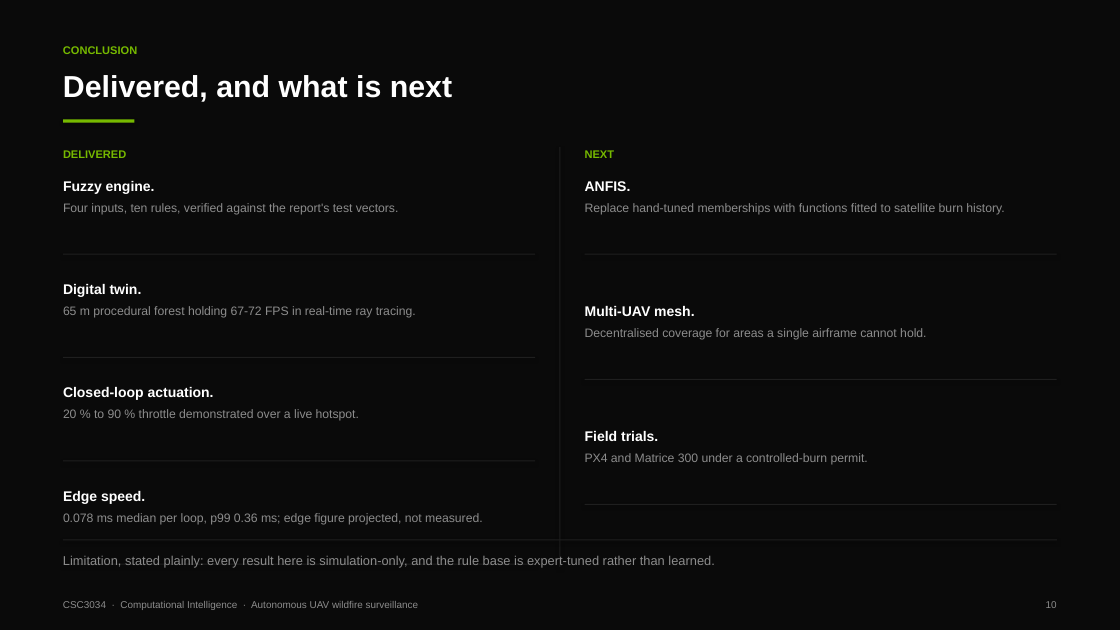
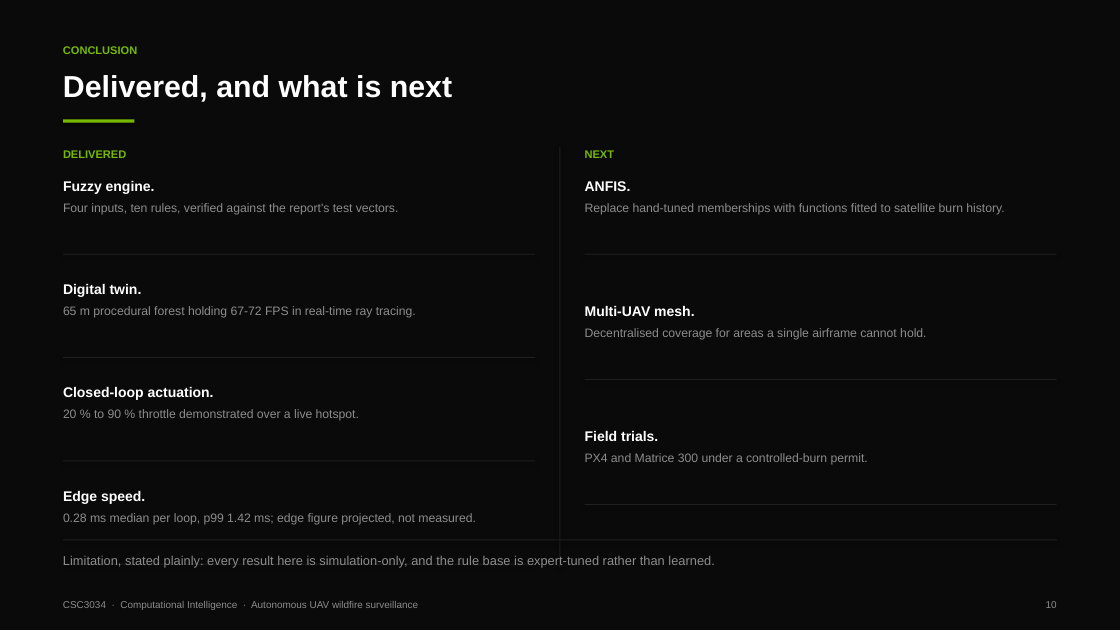
Before and after one commit to 123haiku/csc3034-fuzzy-wildfire-sim, a slide deck: slide 10 of docs/presentation/CSC3034_Presentation_Slides.pptx. Drawn at 1120x630 pixels with LibreOffice and Linux fonts; fonts in the diff are those of the drawing. Boxes give left, top, right and bottom in pixels: in the first picture for what was removed or moved away, otherwise in the second. Text is boxed around its words. In the diff, an @@ line names an element or a change of style, - is before the commit and + after.

```diff
--- a/docs/presentation/CSC3034_Presentation_Slides.pptx
+++ b/docs/presentation/CSC3034_Presentation_Slides.pptx
@@ text at (x1=63, y1=513, x2=475, y2=525): text changed @@
-0.078 ms median per loop, p99 0.36 ms; edge figure projected, not measured.
+0.28 ms median per loop, p99 1.42 ms; edge figure projected, not measured.
```
Also in this commit, not shown: 6 other slides changed, 27 other files.
